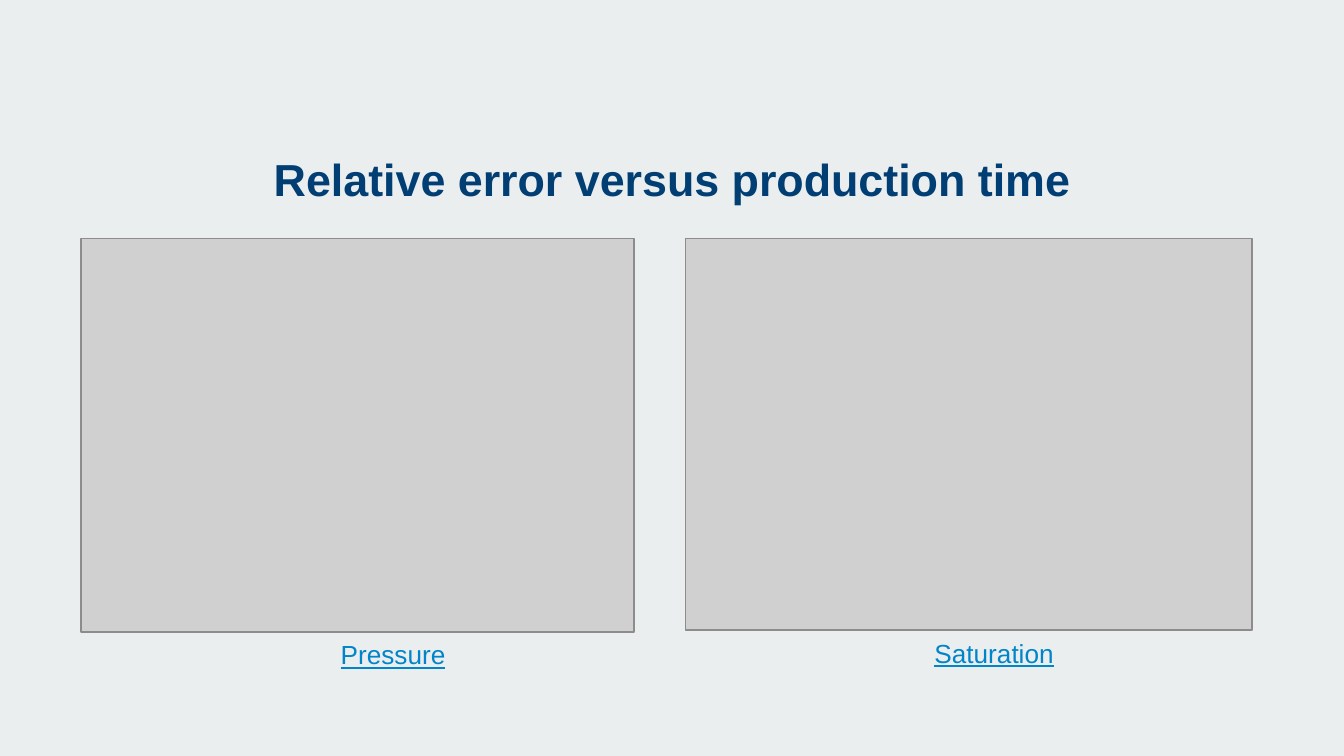
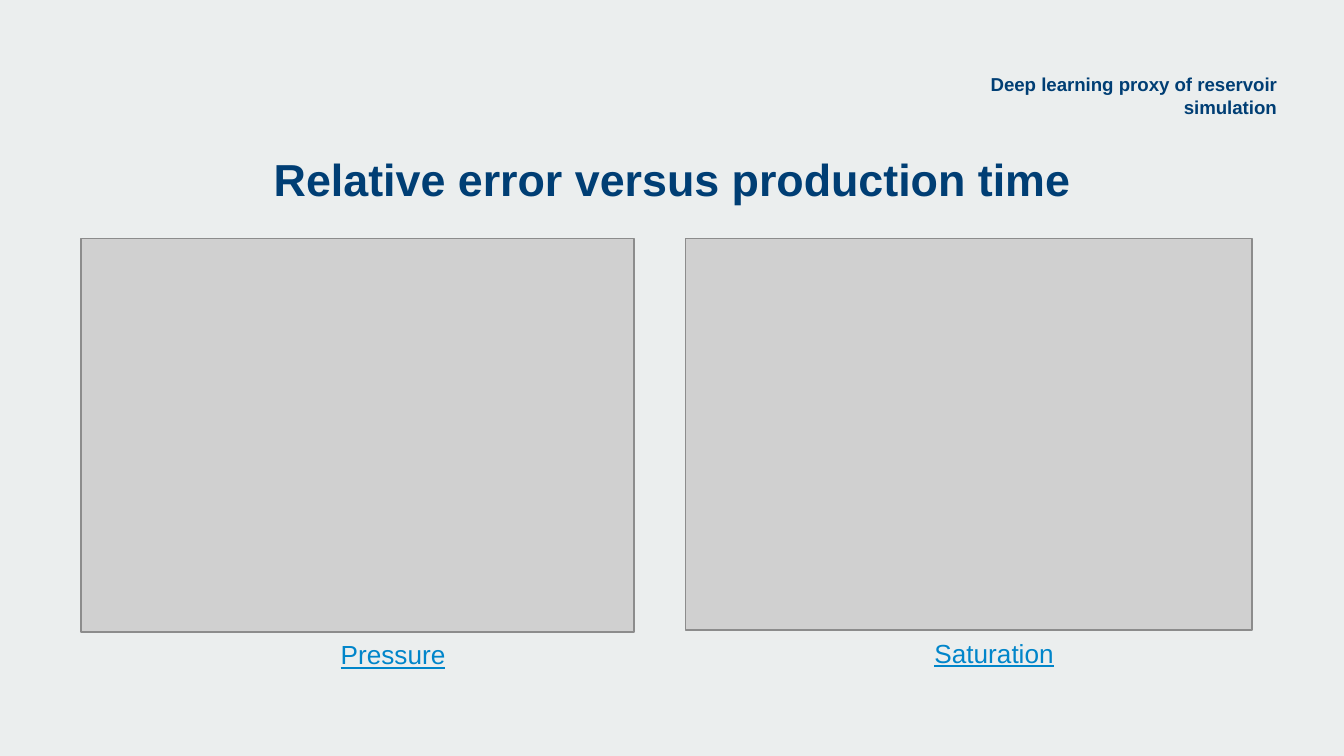
Before and after one commit to acse-srm3018/DeeplearningProxy, a slide deck: slide 11 of RahaMoosavi_presentation_ACSE9.pptx (slide 14 before the commit). Drawn at 1344x756 pixels with LibreOffice and Linux fonts; fonts in the diff are those of the drawing; grey boxes stand for pictures; background and template pictures are left out. Boxes give left, top, right and bottom in pixels: in the first picture for what was removed or moved away, otherwise in the second. Text is boxed around its words. In the diff, an @@ line names an element or a change of style, - is before the commit and + after.

```diff
--- a/RahaMoosavi_presentation_ACSE9.pptx
+++ b/RahaMoosavi_presentation_ACSE9.pptx
@@ text added at box(991, 77, 1277, 114), 10 pt, text #003E74, bold @@
+Deep learning proxy of reservoir simulation
```
Also in this commit, not shown: 11 other slides changed, 3 slides removed.
